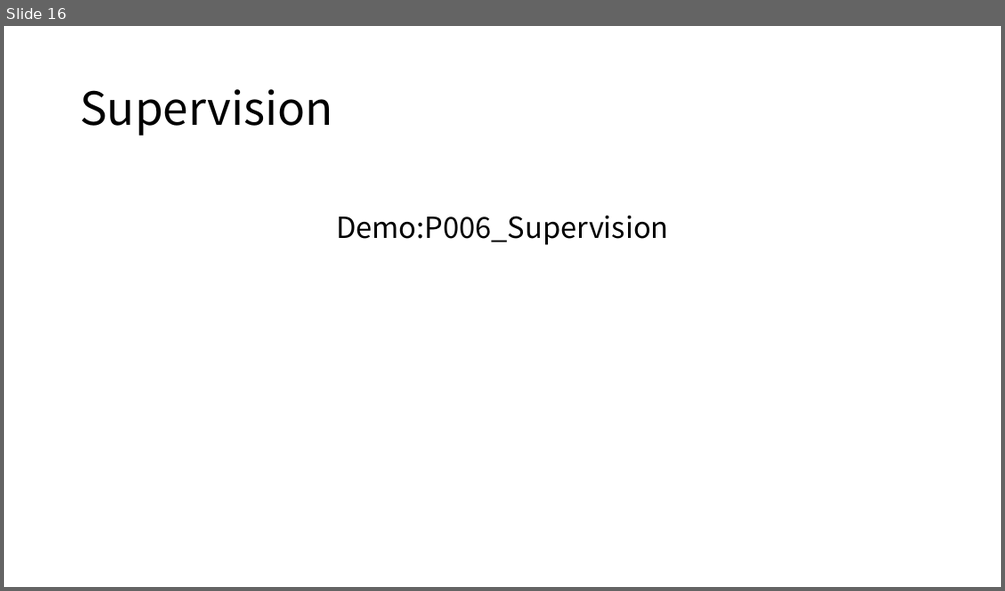
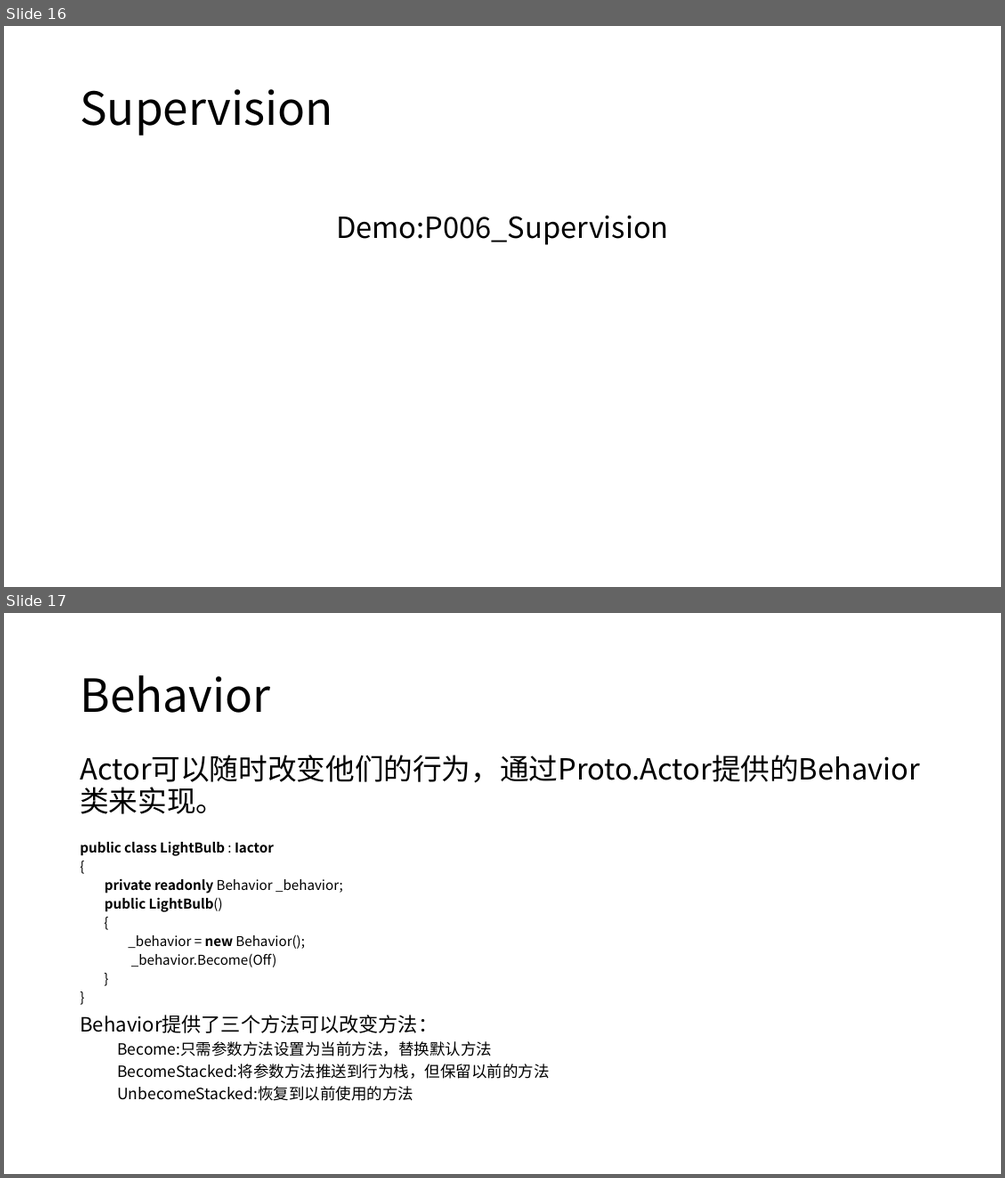
Before and after one commit to axzxs2001/ProtoActorSample, a slide deck: ProtoActorSample/Proto.Actor.pptx. Shown one above the other, each under a label of ours: slide 16 before the commit, slides 16 and 17 after it. The pictures are 1005x591 and 1005x1178 pixels, drawn with LibreOffice and Linux fonts; fonts in the diff are those of the drawing. Boxes give left, top, right and bottom in pixels: in the first picture for what was removed or moved away, otherwise in the second. Text is boxed around its words. In the diff, an @@ line names an element or a change of style, - is before the commit and + after.

Commit message:
Behavior PPT完成 创建Persistence项目

```diff
--- a/ProtoActorSample/Proto.Actor.pptx
+++ b/ProtoActorSample/Proto.Actor.pptx
@@ slide 17 added at <box>4,613,1001,1174</box>, background #FFFFFF @@
@@ title added at <box>80,675,270,713</box>, 44 pt, text #000000 @@
+Behavior
@@ text added at <box>80,755,920,1101</box>, 13 pt, text #000000 @@
+Actor可以随时改变他们的行为，通过Proto.Actor提供的Behavior类来实现。
+public class LightBulb : Iactor
+{
+private readonly Behavior _behavior;
+public LightBulb()
+{
+_behavior = new Behavior();
+_behavior.Become(Off)
+}
+}
+Behavior提供了三个方法可以改变方法：
+  Become:只需参数方法设置为当前方法，替换默认方法
+  BecomeStacked:将参数方法推送到行为栈，但保留以前的方法
+  UnbecomeStacked:恢复到以前使用的方法
```
Also in this commit, not shown: 1 other slide added, 3 other files.
